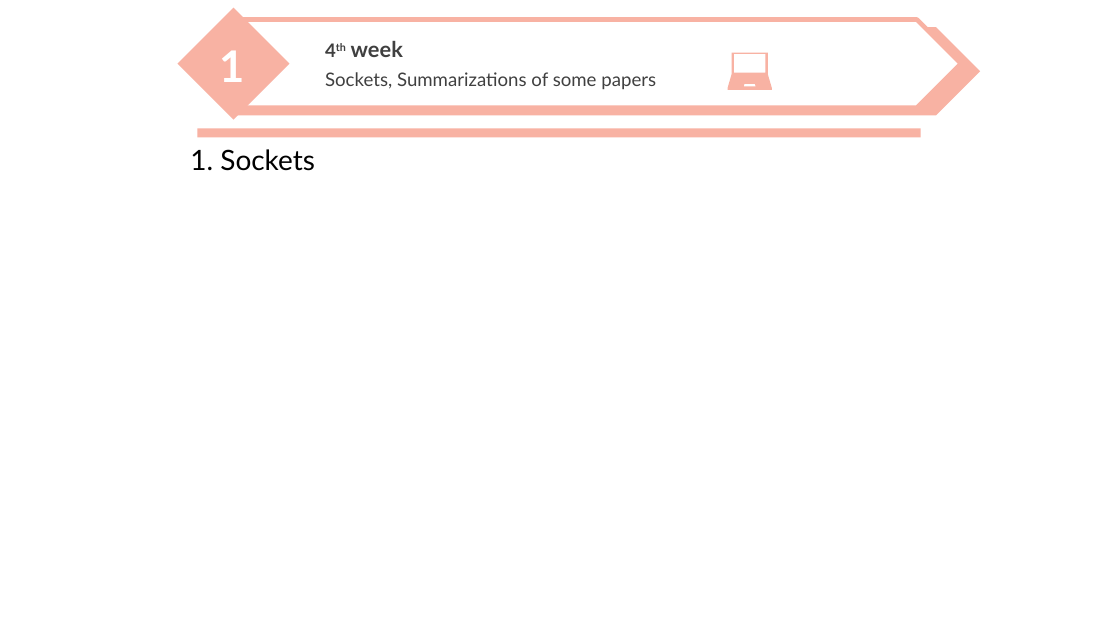
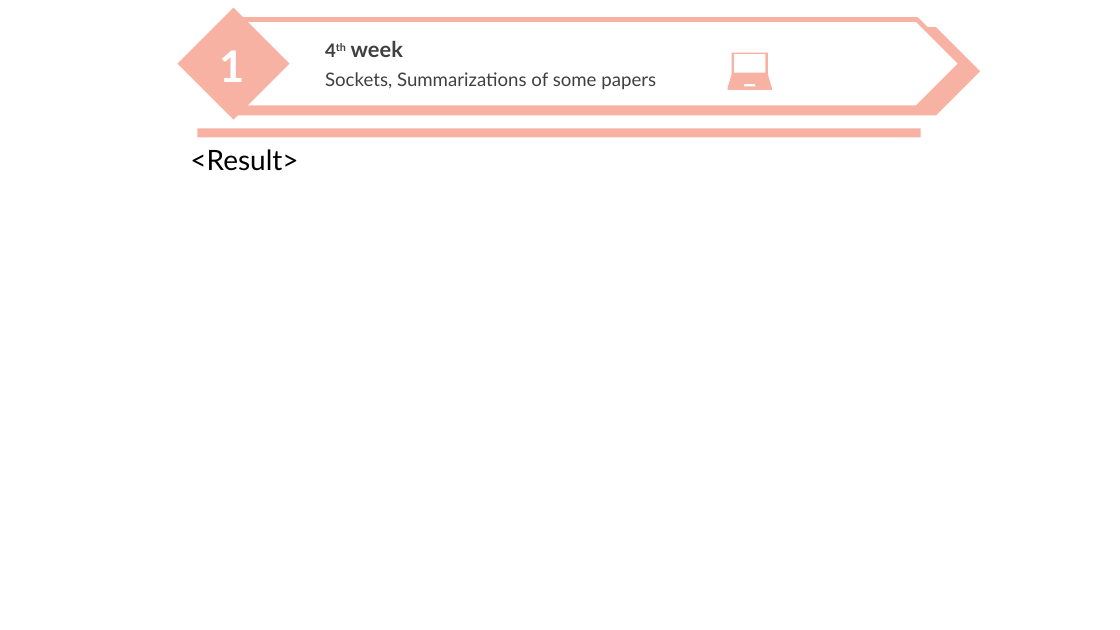
Before and after one commit to nicesick/Prototyping-Delay-Aware-V2X-Safe-Communications, a slide deck: slide 11 of presentation/presentation_2.pptx (slide 9 before the commit). Drawn at 1120x630 pixels with LibreOffice and Linux fonts; fonts in the diff are those of the drawing; background and template pictures are left out. Boxes give left, top, right and bottom in pixels: in the first picture for what was removed or moved away, otherwise in the second. Text is boxed around its words. In the diff, an @@ line names an element or a change of style, - is before the commit and + after.

```diff
--- a/presentation/presentation_2.pptx
+++ b/presentation/presentation_2.pptx
@@ text at [190,149,298,171]: text changed @@
-1. Sockets
+<Result>
```
Also in this commit, not shown: 6 other slides changed, 2 slides added.
